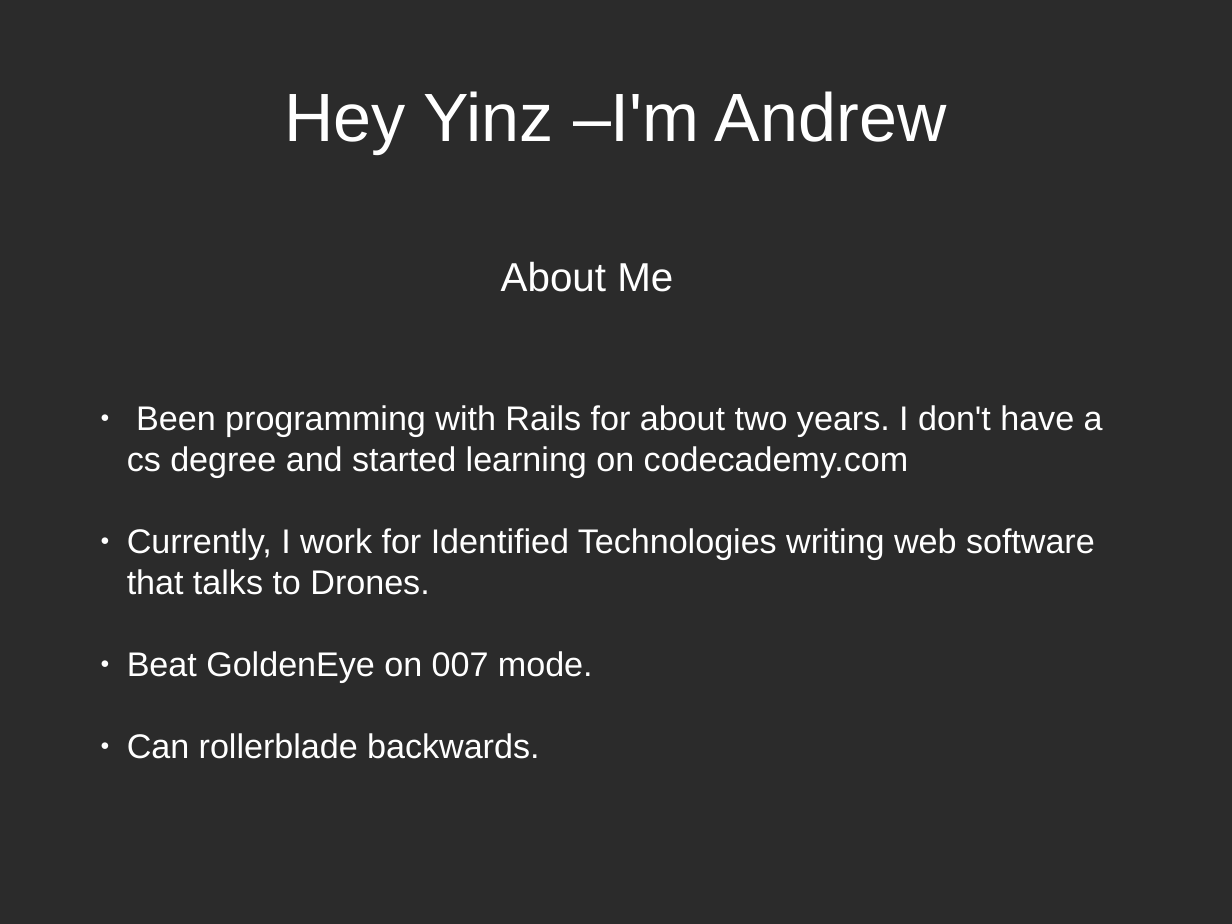
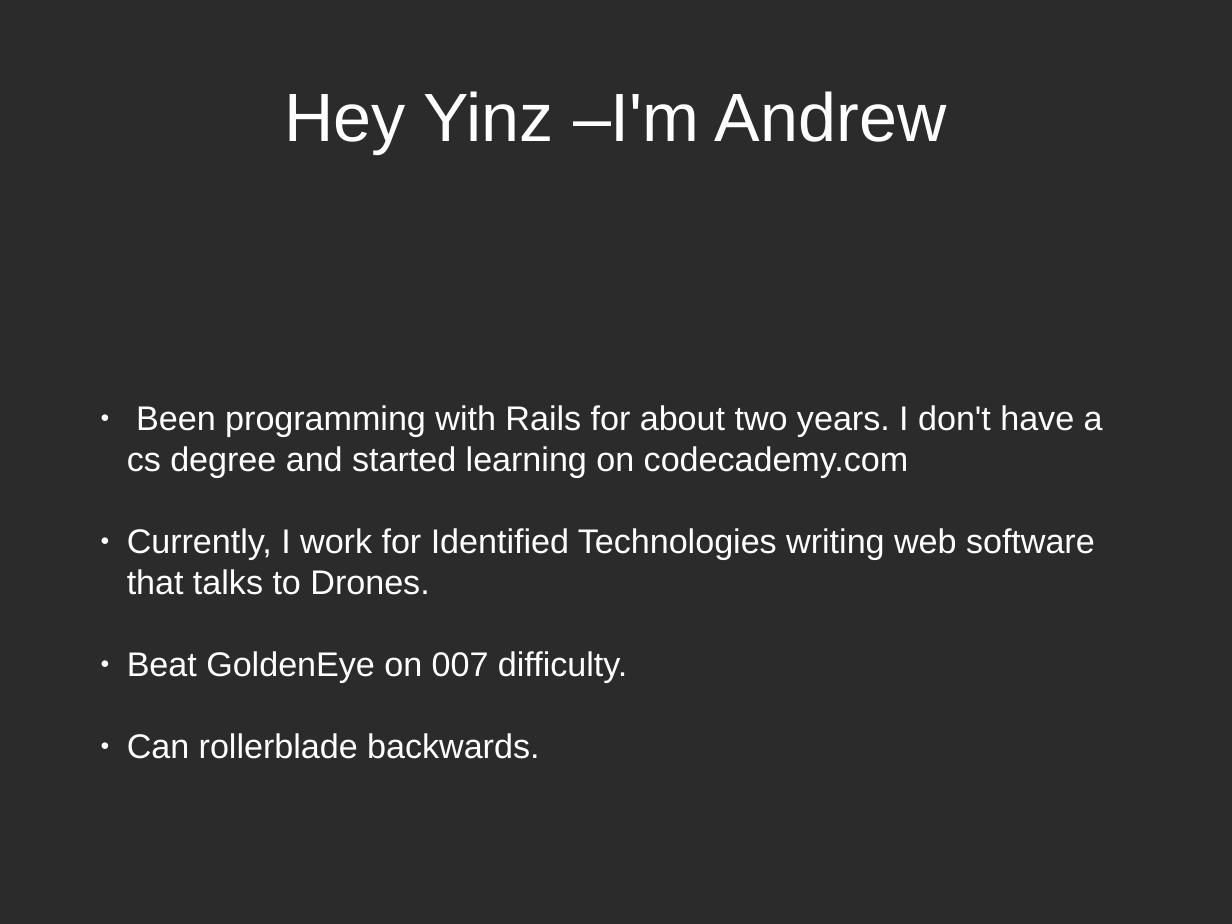
Before and after one commit to Andrew-Max/rails-seminar-materials, a slide deck: slide 2 of try_rails_slides.odp. Drawn at 1232x924 pixels with LibreOffice and Linux fonts; fonts in the diff are those of the drawing; background and template pictures are left out; a plain dark background stands for a picture behind light text. Boxes give left, top, right and bottom in pixels: in the first picture for what was removed or moved away, otherwise in the second. Text is boxed around its words. In the diff, an @@ line names an element or a change of style, - is before the commit and + after.

```diff
--- a/try_rails_slides.odp
+++ b/try_rails_slides.odp
@@ text removed at bbox=[501, 261, 673, 292] @@
-About Me
@@ text at bbox=[127, 651, 627, 683]: text changed @@
-● Beat GoldenEye on 007 mode.
+● Beat GoldenEye on 007 difficulty.
```
Also in this commit, not shown: 7 other slides changed, 5 slides added, 4 slides removed.
